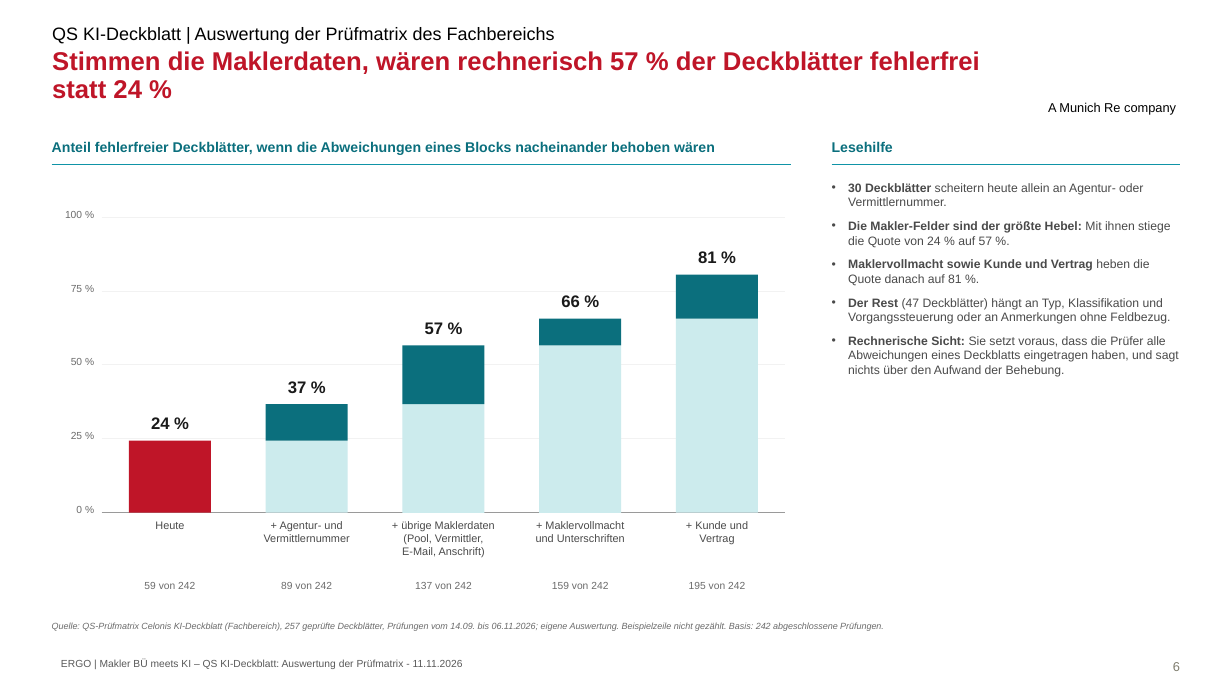
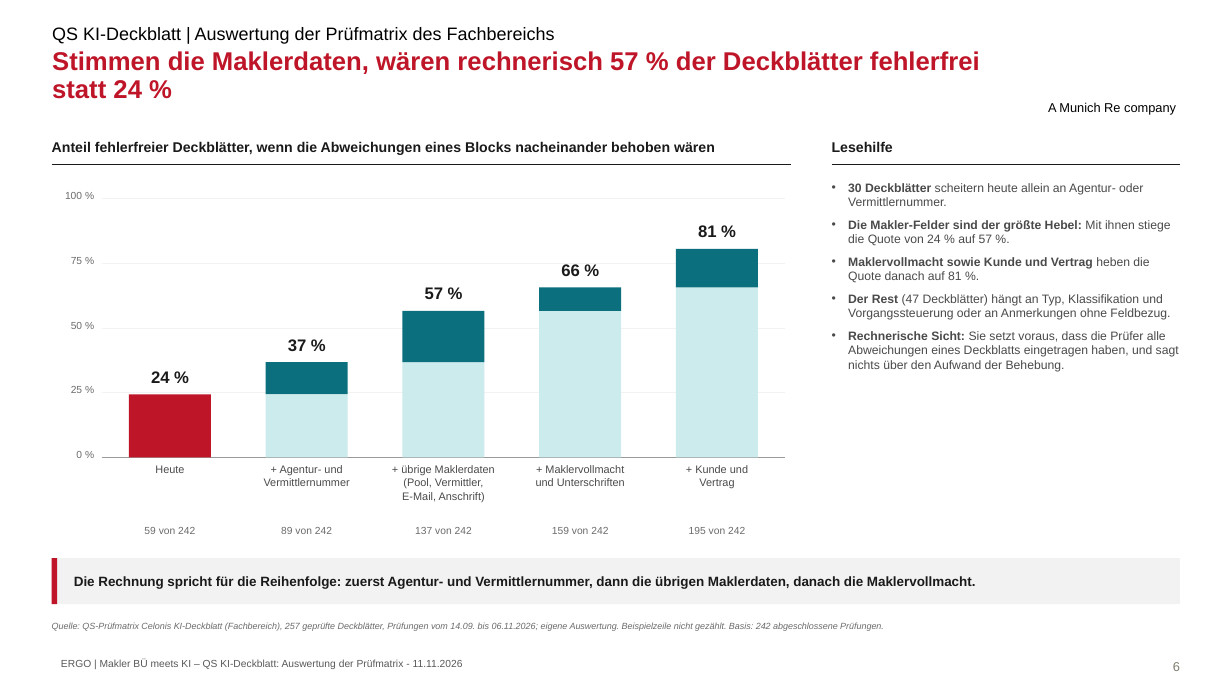
Before and after one commit to brenneisen-e/01_ki-arbeitsplatz, a slide deck: slide 6 of 05_Bestandsuebertragung/kontextdokumente/pdd/20261111_QS_KI-Deckblatt_Auswertung.pptx. Drawn at 1232x693 pixels with LibreOffice and Linux fonts; fonts in the diff are those of the drawing; background and template pictures are left out. Boxes give left, top, right and bottom in pixels: in the first picture for what was removed or moved away, otherwise in the second. Text is boxed around its words. In the diff, an @@ line names an element or a change of style, - is before the commit and + after.

```diff
--- a/05_Bestandsuebertragung/kontextdokumente/pdd/20261111_QS_KI-Deckblatt_Auswertung.pptx
+++ b/05_Bestandsuebertragung/kontextdokumente/pdd/20261111_QS_KI-Deckblatt_Auswertung.pptx
@@ text "Anteil fehlerfreier Deckblätter, wenn die ..." at (x1=52, y1=141, x2=715, y2=155): text colour #0B6F7D to #1A1A1A @@
@@ text "Lesehilfe" at (x1=832, y1=141, x2=893, y2=152): text colour #0B6F7D to #1A1A1A @@
@@ line (52, 165) - (791, 165): stroke #0F94A7 1 pt to #1A1A1A 0.75 pt @@
@@ line (832, 165) - (1180, 165): stroke #0F94A7 1 pt to #1A1A1A 0.75 pt @@
@@ text "100 %" moved from (x1=65, y1=211, x2=82, y2=218) to (x1=65, y1=192, x2=82, y2=199) @@
@@ text "30 Deckblätter scheitern heute allein ..." at (x1=848, y1=183, x2=1179, y2=372): less space between paragraphs @@
@@ text "81 %" moved from (x1=698, y1=251, x2=717, y2=263) to (x1=698, y1=225, x2=717, y2=237) @@
@@ rectangle resized from (x1=677, y1=274, x2=759, y2=319) to (x1=677, y1=249, x2=759, y2=287) @@
@@ text "57 %" moved from (x1=425, y1=322, x2=444, y2=334) to (x1=425, y1=287, x2=444, y2=299) @@
@@ 2 texts, 1 line, 1 rectangle moved together from (x1=71, y1=285, x2=786, y2=346) to (x1=71, y1=257, x2=786, y2=311) @@
@@ rectangle resized from (x1=677, y1=319, x2=759, y2=513) to (x1=677, y1=287, x2=759, y2=457) @@
@@ text "50 %" moved from (x1=71, y1=358, x2=82, y2=365) to (x1=71, y1=322, x2=82, y2=329) @@
@@ line moved from (102, 439) - (786, 439) to (102, 328) - (786, 328) @@
@@ rectangle resized from (x1=403, y1=346, x2=485, y2=404) to (x1=403, y1=311, x2=485, y2=362) @@
@@ rectangle resized from (x1=540, y1=346, x2=622, y2=513) to (x1=540, y1=311, x2=622, y2=457) @@
@@ text "37 %" moved from (x1=288, y1=381, x2=307, y2=393) to (x1=288, y1=339, x2=307, y2=351) @@
@@ text "25 %" moved from (x1=71, y1=432, x2=82, y2=439) to (x1=71, y1=386, x2=82, y2=393) @@
@@ text "24 %" moved from (x1=151, y1=417, x2=170, y2=429) to (x1=151, y1=371, x2=170, y2=383) @@
@@ rectangle resized from (x1=266, y1=404, x2=348, y2=441) to (x1=266, y1=362, x2=348, y2=395) @@
@@ rectangle resized from (x1=403, y1=404, x2=485, y2=513) to (x1=403, y1=362, x2=485, y2=457) @@
@@ line moved from (102, 365) - (786, 365) to (102, 393) - (786, 393) @@
@@ rectangle resized from (x1=129, y1=441, x2=212, y2=513) to (x1=129, y1=395, x2=212, y2=457) @@
@@ rectangle resized from (x1=266, y1=441, x2=348, y2=513) to (x1=266, y1=395, x2=348, y2=457) @@
@@ 11 texts, 1 line moved together from (x1=76, y1=506, x2=786, y2=589) to (x1=76, y1=451, x2=786, y2=534) @@
@@ rectangle added at (x1=52, y1=558, x2=1180, y2=604), fill #F2F2F2 @@
@@ rectangle added at (x1=52, y1=558, x2=57, y2=604), fill #BF1528 @@
@@ text added at (x1=74, y1=576, x2=976, y2=589), 10.5 pt, text #1A1A1A, bold @@
+Die Rechnung spricht für die Reihenfolge: zuerst Agentur- und Vermittlernummer, dann die übrigen Maklerdaten, danach die Maklervollmacht.
```
Also in this commit, not shown: 5 other slides changed, 1 slide added, 1 other file.
